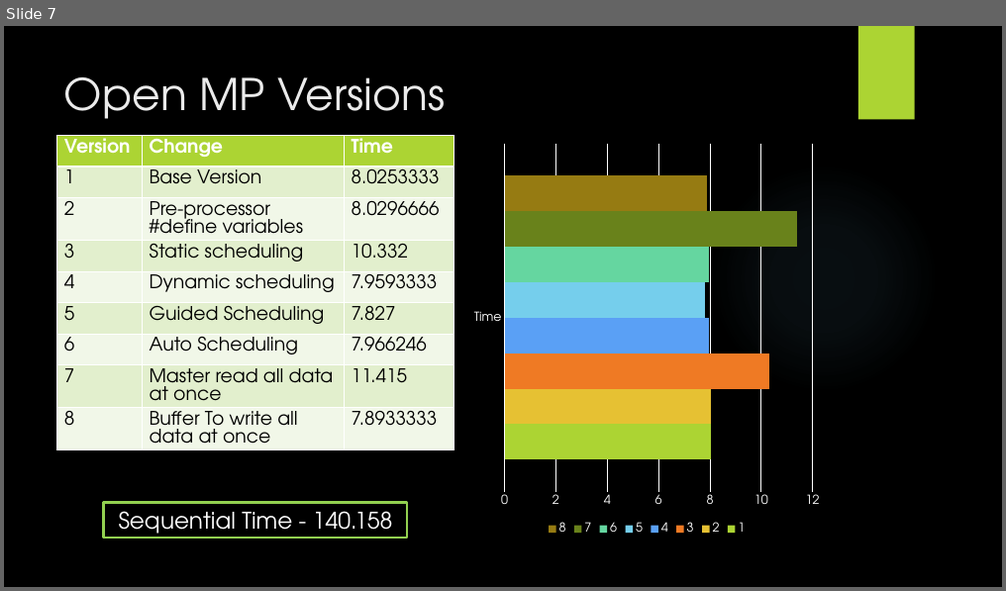
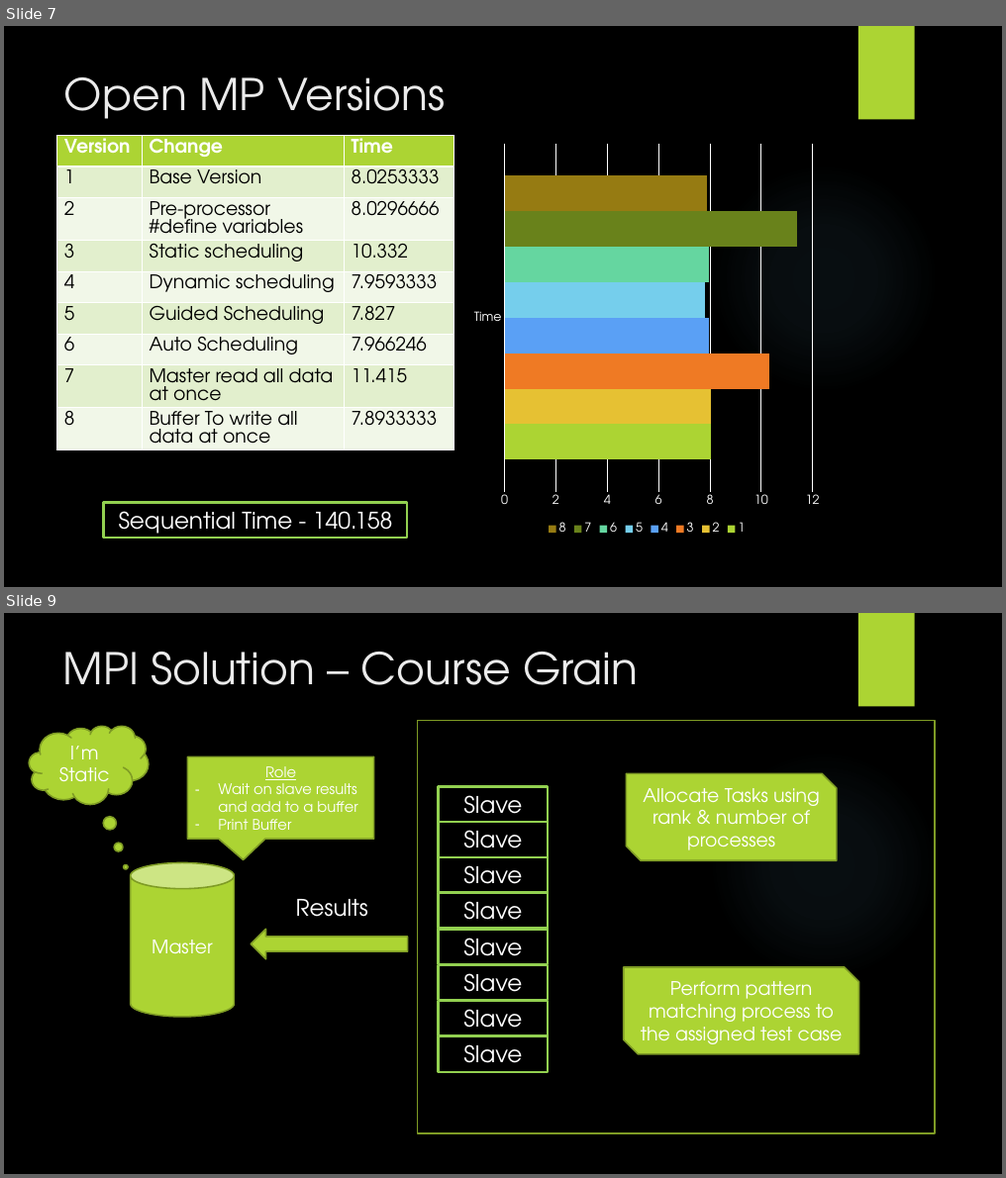
Before and after one commit to jordantoaster/Jordans-Repo, a slide deck: BestHPC/presentation.pptx. Shown one above the other, each under a label of ours: slide 7 before the commit, slides 7 and 9 after it; the slides between them are not shown. The pictures are 1006x591 and 1006x1178 pixels, drawn with LibreOffice and Linux fonts; fonts in the diff are those of the drawing; background and template pictures are left out. Boxes give left, top, right and bottom in pixels: in the first picture for what was removed or moved away, otherwise in the second. Text is boxed around its words. In the diff, an @@ line names an element or a change of style, - is before the commit and + after.

```diff
--- a/BestHPC/presentation.pptx
+++ b/BestHPC/presentation.pptx
@@ slide 9 added at <box>4,613,1002,1174</box>, background picture (left out); not listed: 2 template elements that a slide beside it also shows @@
@@ title added at <box>63,652,638,685</box>, 42 pt, text #EBEBEB @@
+MPI Solution – Course Grain
@@ thought cloud added at <box>30,726,149,805</box>, fill #ACD433, outline #7F9D26 1.5 pt, 18 pt, text #FFFFFF @@
+I’m Static
@@ rectangle added at <box>417,721,935,1135</box>, outline #7F9D26 1.5 pt @@
@@ speech box added at <box>187,757,374,839</box>, fill #ACD433, outline #7F9D26 1.5 pt, 14 pt, text #FFFFFF @@
+Role
+– Wait on slave results and add to a buffer
+– Print Buffer
@@ rectangle added at <box>439,786,548,822</box>, outline #92D050 2.25 pt, 22 pt, text #FFFFFF @@
+Slave
@@ snip diag rect added at <box>626,774,837,861</box>, fill #ACD433, outline #7F9D26 1.5 pt, 18 pt, text #FFFFFF @@
+Allocate Tasks using rank & number of processes
@@ rectangle added at <box>439,822,548,858</box>, outline #92D050 2.25 pt, 22 pt, text #FFFFFF @@
+Slave
@@ cylinder added at <box>131,863,235,1017</box>, fill #ACD433, outline #7F9D26 1.5 pt, 18 pt, text #FFFFFF @@
+Master
@@ rectangle added at <box>439,858,548,892</box>, outline #92D050 2.25 pt, 22 pt, text #FFFFFF @@
+Slave
@@ text added at <box>296,899,368,917</box>, 22 pt, text #FFFFFF @@
+Results
@@ rectangle added at <box>439,893,548,928</box>, outline #92D050 2.25 pt, 22 pt, text #FFFFFF @@
+Slave
@@ left arrow added at <box>252,929,408,959</box>, fill #ACD433, outline #7F9D26 1.5 pt @@
@@ rectangle added at <box>439,929,548,964</box>, outline #92D050 2.25 pt, 22 pt, text #FFFFFF @@
+Slave
@@ rectangle added at <box>439,965,548,1001</box>, outline #92D050 2.25 pt, 22 pt, text #FFFFFF @@
+Slave
@@ snip diag rect added at <box>624,967,859,1055</box>, fill #ACD433, outline #7F9D26 1.5 pt, 18 pt, text #FFFFFF @@
+Perform pattern matching process to the assigned test case
@@ rectangle added at <box>439,1001,548,1037</box>, outline #92D050 2.25 pt, 22 pt, text #FFFFFF @@
+Slave
@@ rectangle added at <box>439,1037,548,1072</box>, outline #92D050 2.25 pt, 22 pt, text #FFFFFF @@
+Slave
```
Also in this commit, not shown: 2 slides changed, 8 other slides added, 3 slides removed, 2 other files.
